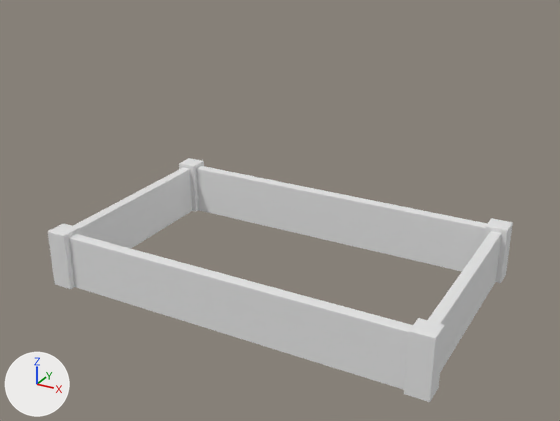
Renders of the FBX model Unity/Assets/3D/Props/structure.fbx from each side of a commit.
Camera for both pictures: a 50 mm camera at (30.5, -56.1, 35.0) aimed at (0.4, -1.2, 7.5). Arrows for +X, +Y and +Z are at lower left; the lights stay in place. Where no turn or scale is listed for an object, it has been applied to the vertices.
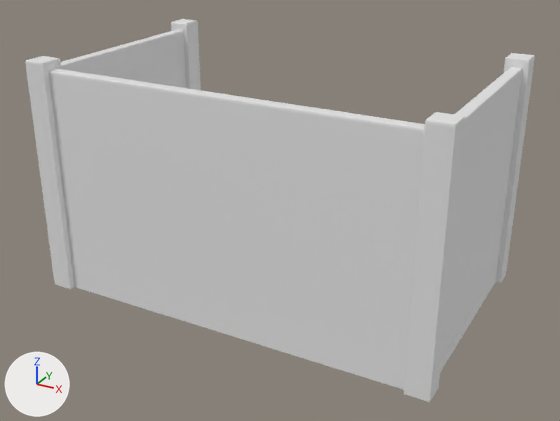
Commit message: rescale structure

Location of each change, (x1, y1, x2, y2) in pixels of the pictures (560 x 421 px; the box of a moved part takes in the faces that stretch with it):
'Cube.005', reshaped (10% wider, 57% taller)
    before: (48, 158, 513, 402)
    after: (25, 19, 535, 402)
part 1 of me_cube_005, moved or reshaped
    before: (484, 218, 513, 283)
    after: (496, 53, 535, 283)
part 2 of me_cube_005, moved or reshaped
    before: (179, 158, 204, 212)
    after: (171, 19, 201, 90)
part 3 of me_cube_005, moved or reshaped
    before: (404, 318, 445, 402)
    after: (404, 112, 465, 402)
part 4 of me_cube_005, moved or reshaped
    before: (48, 223, 80, 289)
    after: (25, 56, 74, 289)
part 5 of me_cube_005, moved or reshaped
    before: (69, 234, 413, 335)
    after: (49, 69, 425, 335)
part 6 of me_cube_005, moved or reshaped
    before: (428, 231, 502, 372)
    after: (440, 67, 522, 372)
part 7 of me_cube_005, moved or reshaped
    before: (73, 168, 192, 248)
    after: (61, 30, 186, 88)

Diff of the bpy script that builds the scene:
```diff
--- a/Unity/Assets/3D/Props/structure.fbx.py
+++ b/Unity/Assets/3D/Props/structure.fbx.py
@@ me_cube_005 @@
 me_cube_005.from_pydata(...)  # 480 vertices, 384 faces; spans x -36.0..0.0, y -22.0..0.0, z 0.0..5.4
 # used by ob_cube_005; location = (18.0, 11.0, 0.0)
+# me_cube_005 part 1: the loose piece of 96 vertices spanning x -2.0..0.0, y -2.0..0.0, z 0.0..5.4 is scaled about the mesh origin by (1, 1, 3.84)
+# me_cube_005 part 2: the loose piece of 96 vertices spanning x -36.0..-34.0, y -2.0..0.0, z 0.0..5.4 is scaled about the mesh origin by (1, 1, 3.84)
+# me_cube_005 part 3: the loose piece of 96 vertices spanning x -2.0..0.0, y -22.0..-20.0, z 0.0..5.4 is scaled about the mesh origin by (1, 1, 3.84)
+# me_cube_005 part 4: the loose piece of 96 vertices spanning x -36.0..-34.0, y -22.0..-20.0, z 0.0..5.4 is scaled about the mesh origin by (1, 1, 3.84)
+# me_cube_005 part 5: the loose piece of 24 vertices spanning x -34.0..-1.0, y -21.5..-20.5, z 0.0..5.0 is scaled about the mesh origin by (1, 1, 4)
+# me_cube_005 part 6: the loose piece of 24 vertices spanning x -1.5..-0.5, y -21.0..-1.0, z 0.0..5.0 is scaled about the mesh origin by (1, 1, 4)
+# me_cube_005 part 7: the loose piece of 24 vertices spanning x -35.5..-34.5, y -21.0..-1.0, z 0.0..5.0 is scaled about the mesh origin by (1, 1, 4)
```
